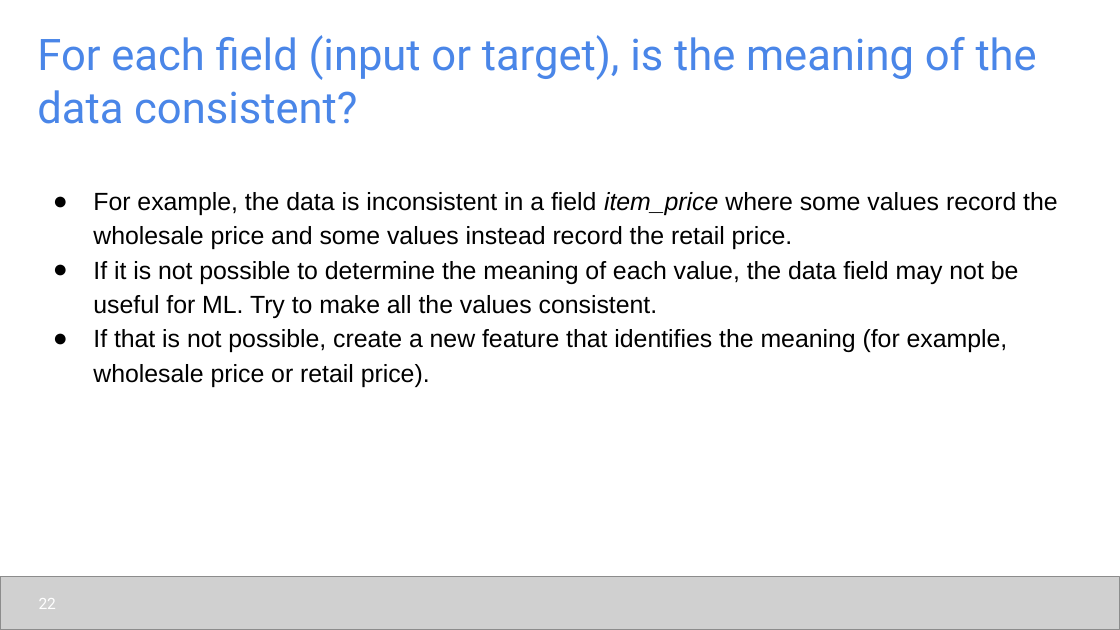
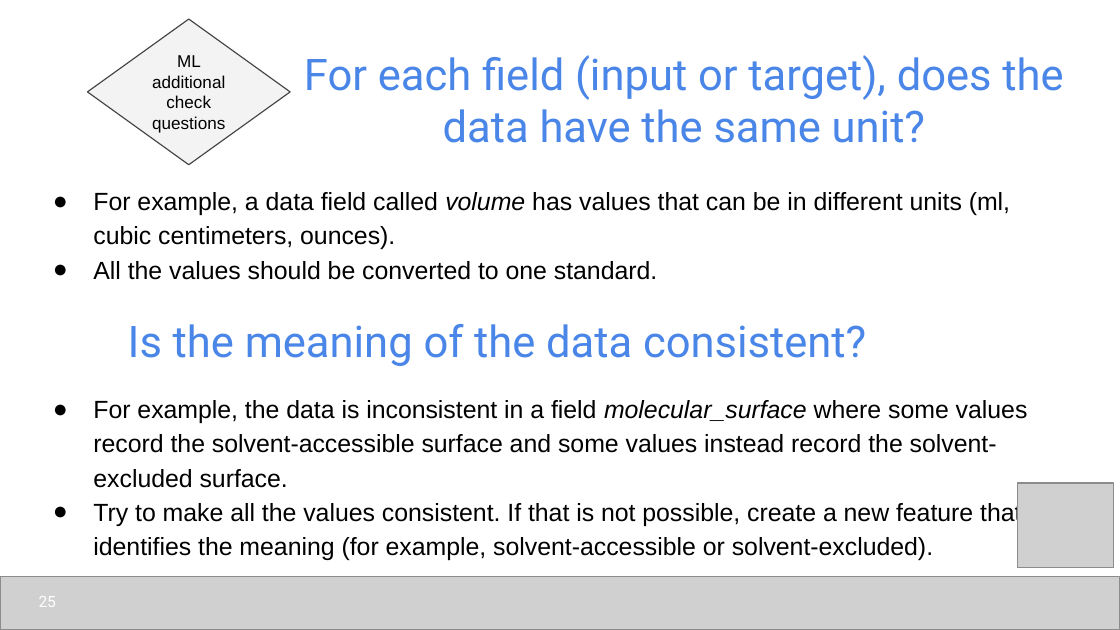
Before and after one commit to udel-cbcb/al_ml_workshop, a slide deck: slide 25 of Day_2/Lectures/Day_2_Lecture_2_Data_Readiness_for_AI_ML_CheckList.pptx (slide 22 before the commit). Drawn at 1120x630 pixels with LibreOffice and Linux fonts; fonts in the diff are those of the drawing; grey boxes stand for pictures. Boxes give left, top, right and bottom in pixels: in the first picture for what was removed or moved away, otherwise in the second. Text is boxed around its words. In the diff, an @@ line names an element or a change of style, - is before the commit and + after.

```diff
--- a/Day_2/Lectures/Day_2_Lecture_2_Data_Readiness_for_AI_ML_CheckList.pptx
+++ b/Day_2/Lectures/Day_2_Lecture_2_Data_Readiness_for_AI_ML_CheckList.pptx
@@ diamond added at [87,19,290,165], fill #F3F3F3, outline #434343 0.75 pt, 11 pt, text #000000 @@
+ML additionalcheck questions
@@ title at [304,55,1063,143]: text changed @@
-For each field (input or target), is the meaning of the data consistent?
+For each field (input or target), does the data have the same unit?
@@ text added at [93,192,1010,280], 16 pt, text #000000 @@
+● For example, a data field called volume has values that can be in different units (ml, cubic centimeters, ounces).
+● All the values should be converted to one standard.
@@ text added at [128,324,866,366], 28 pt, text #4A86E8 @@
+Is the meaning of the data consistent?
@@ text at [93,400,1028,560]: text changed @@
-● For example, the data is inconsistent in a field item_price where some values record the wholesale price and some values instead record the retail price.
-● If it is not possible to determine the meaning of each value, the data field may not be useful for ML. Try to make all the values consistent.
-● If that is not possible, create a new feature that identifies the meaning (for example, wholesale price or retail price).
+● For example, the data is inconsistent in a field molecular_surface where some values record the solvent-accessible surface and some values instead record the solvent-excluded surface.
+● Try to make all the values consistent. If that is not possible, create a new feature that identifies the meaning (for example, solvent-accessible or solvent-excluded).
@@ picture added at [1018,483,1113,568] @@
@@ page number at [39,596,56,607]: text changed @@
-22
+25
```
Also in this commit, not shown: 25 other slides changed, 7 slides removed, 7 other files.
